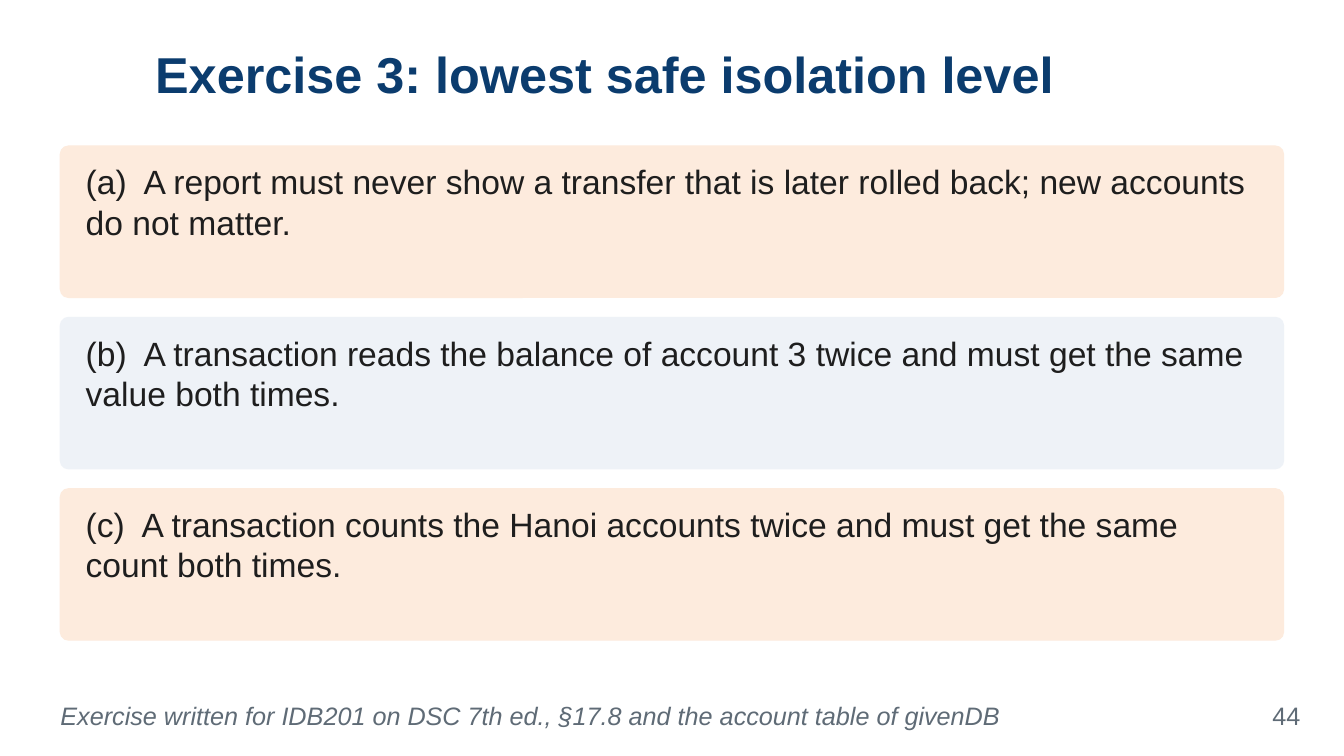
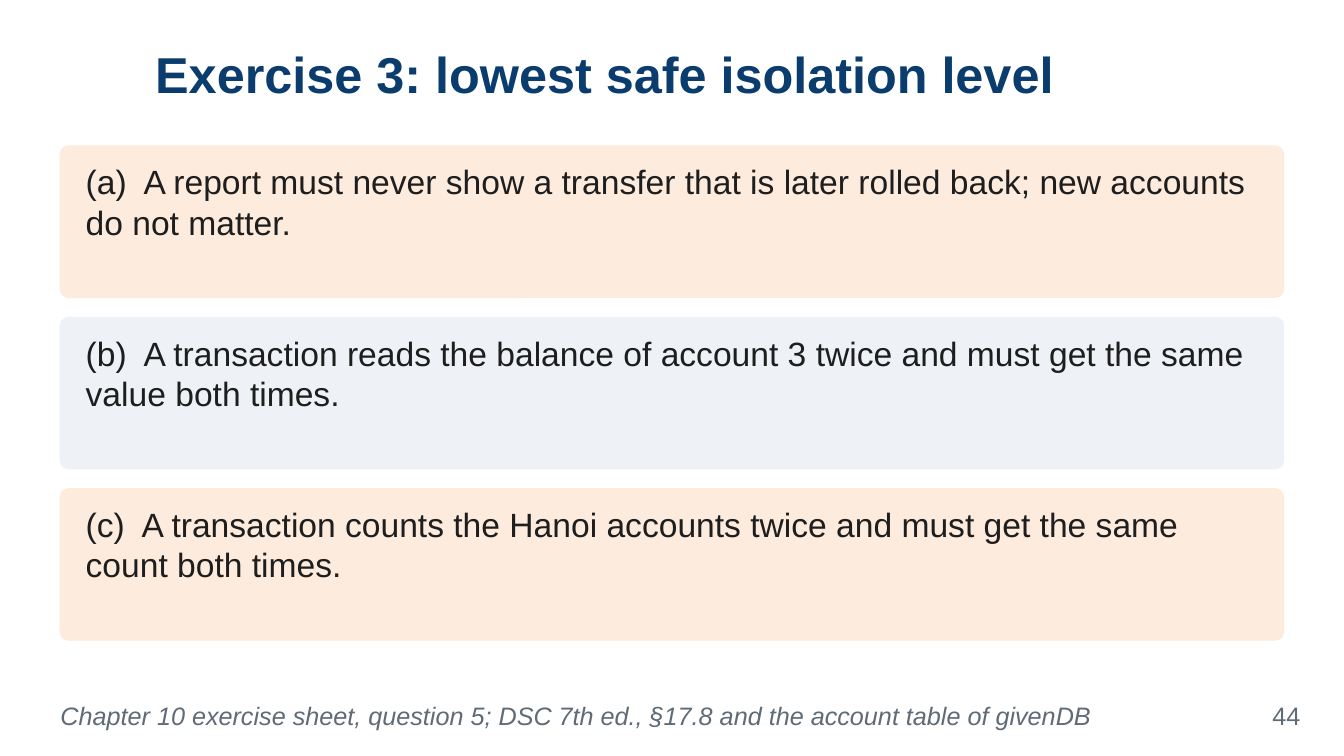
Before and after one commit to VanTTN2/IDB202, a slide deck: slide 44 of IDB201_ket-qua-sua_lan1_1/6_slides/Chapter_10.pptx. Drawn at 1344x756 pixels with LibreOffice and Linux fonts; fonts in the diff are those of the drawing; background and template pictures are left out. Boxes give left, top, right and bottom in pixels: in the first picture for what was removed or moved away, otherwise in the second. Text is boxed around its words. In the diff, an @@ line names an element or a change of style, - is before the commit and + after.

```diff
--- a/IDB201_ket-qua-sua_lan1_1/6_slides/Chapter_10.pptx
+++ b/IDB201_ket-qua-sua_lan1_1/6_slides/Chapter_10.pptx
@@ text at (x1=60, y1=706, x2=1091, y2=730): text changed @@
-Exercise written for IDB201 on DSC 7th ed., §17.8 and the account table of givenDB
+Chapter 10 exercise sheet, question 5; DSC 7th ed., §17.8 and the account table of givenDB
```
Also in this commit, not shown: 3 other slides changed, 23 other files.
